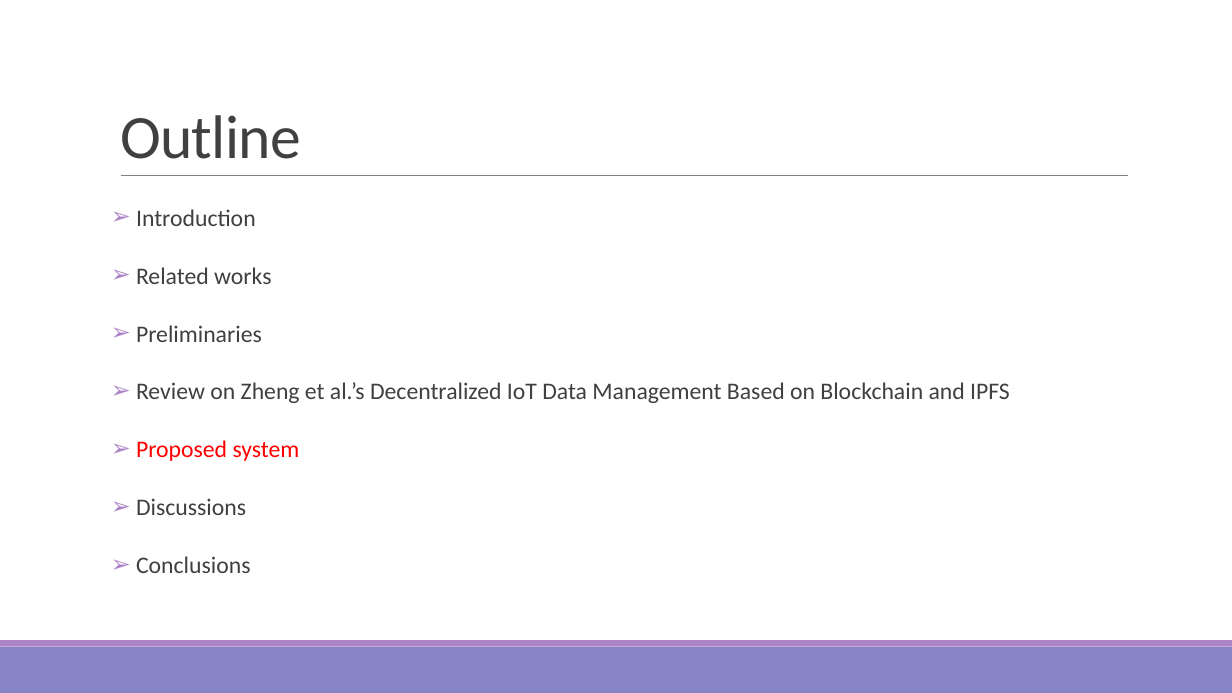
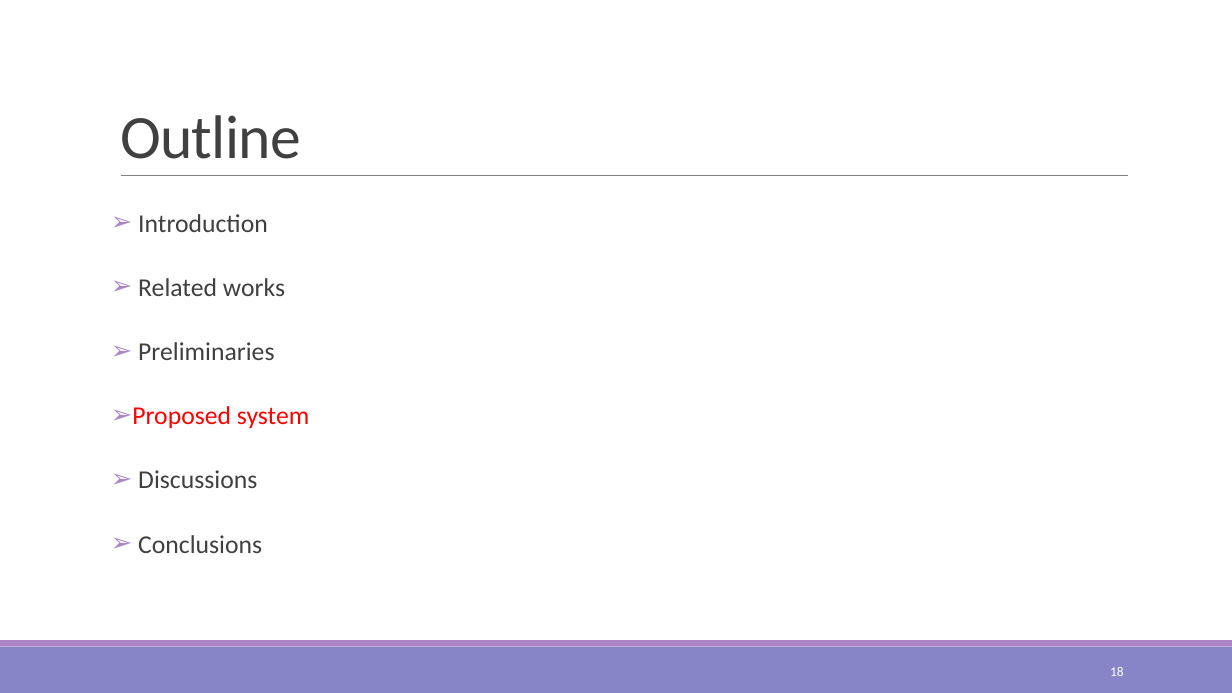
Before and after one commit to kuromasama/Paper, a slide deck: slide 18 of 澤洋碩論PPT.pptx (slide 17 before the commit). Drawn at 1232x693 pixels with LibreOffice and Linux fonts; fonts in the diff are those of the drawing. Boxes give left, top, right and bottom in pixels: in the first picture for what was removed or moved away, otherwise in the second. Text is boxed around its words. In the diff, an @@ line names an element or a change of style, - is before the commit and + after.

```diff
--- a/澤洋碩論PPT.pptx
+++ b/澤洋碩論PPT.pptx
@@ text "Introduction" at box(132, 214, 309, 553): size 18.5 to 20 pt; line spacing 1.4 to 1.5 @@
@@ text at box(136, 382, 1010, 403): paragraph removed @@
-➢ Review on Zheng et al.’s Decentralized IoT Data Management Based on Blockchain and IPFS
@@ page number added at box(1110, 667, 1124, 676), 10.5 pt, text #FFFFFF @@
+18
```
Also in this commit, not shown: 59 other slides changed, 9 slides added, 1 slide removed, 29 other files.
